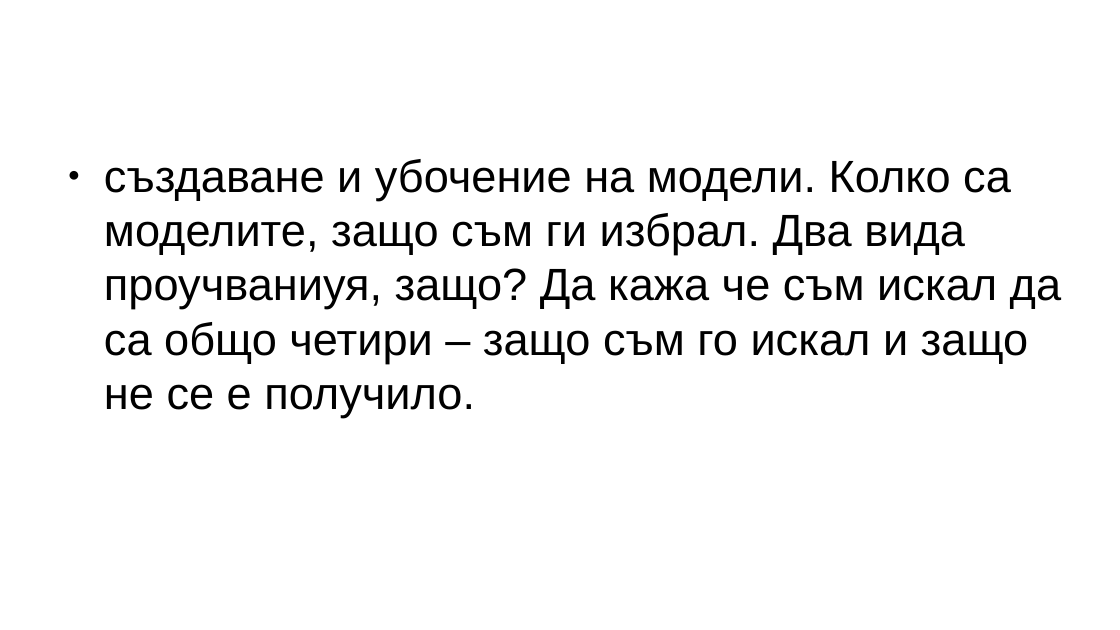
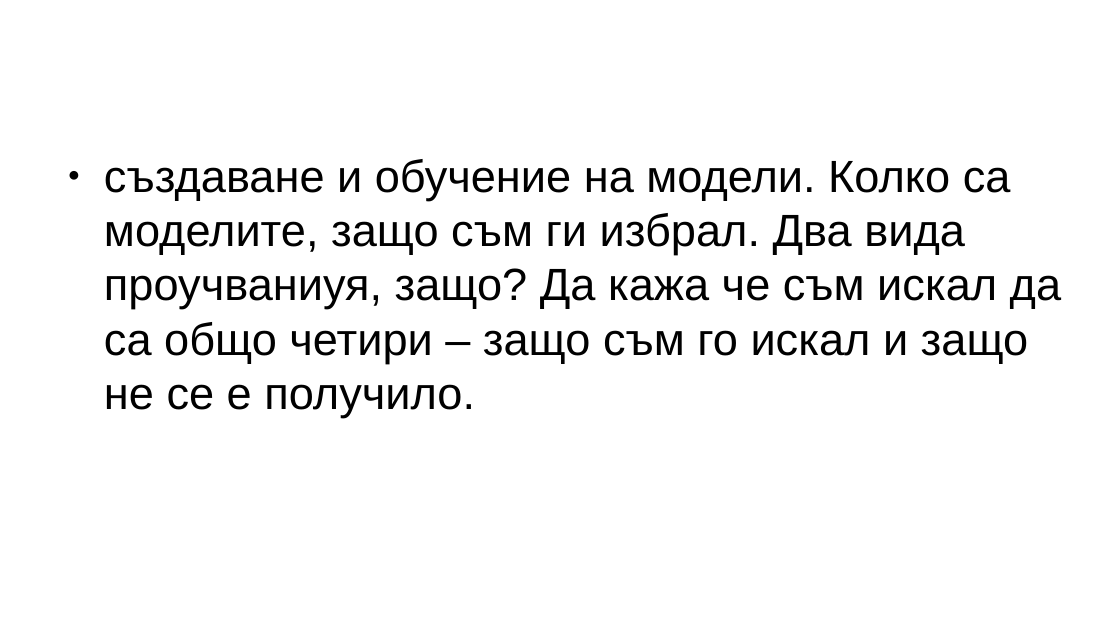
Before and after one commit to GeorgeChaparov/University-Theses, a slide deck: slide 12 of Presentation.odp. Drawn at 1120x630 pixels with LibreOffice and Linux fonts; fonts in the diff are those of the drawing. Boxes give left, top, right and bottom in pixels: in the first picture for what was removed or moved away, otherwise in the second. Text is boxed around its words. In the diff, an @@ line names an element or a change of style, - is before the commit and + after.

```diff
--- a/Presentation.odp
+++ b/Presentation.odp
@@ text at box(104, 159, 1061, 417): text changed @@
-● създаване и убочение на модели. Колко са моделите, защо съм ги избрал. Два вида проучваниуя, защо? Да кажа че съм искал да са общо четири – защо съм го искал и защо не се е получило.
+● създаване и обучение на модели. Колко са моделите, защо съм ги избрал. Два вида проучваниуя, защо? Да кажа че съм искал да са общо четири – защо съм го искал и защо не се е получило.
```
Also in this commit, not shown: 2 other slides changed, 2 slides added, 2 slides removed, 2 other files.
